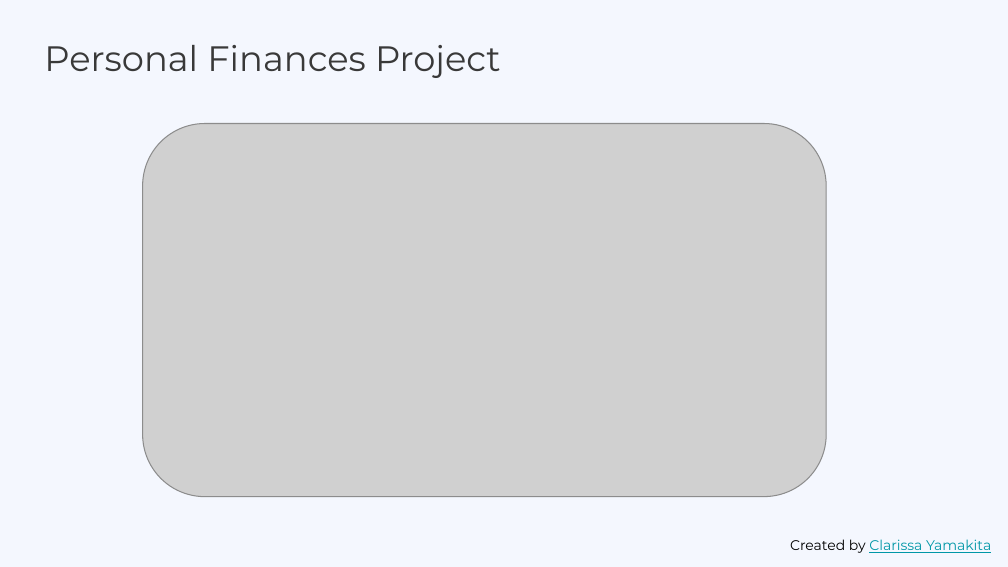
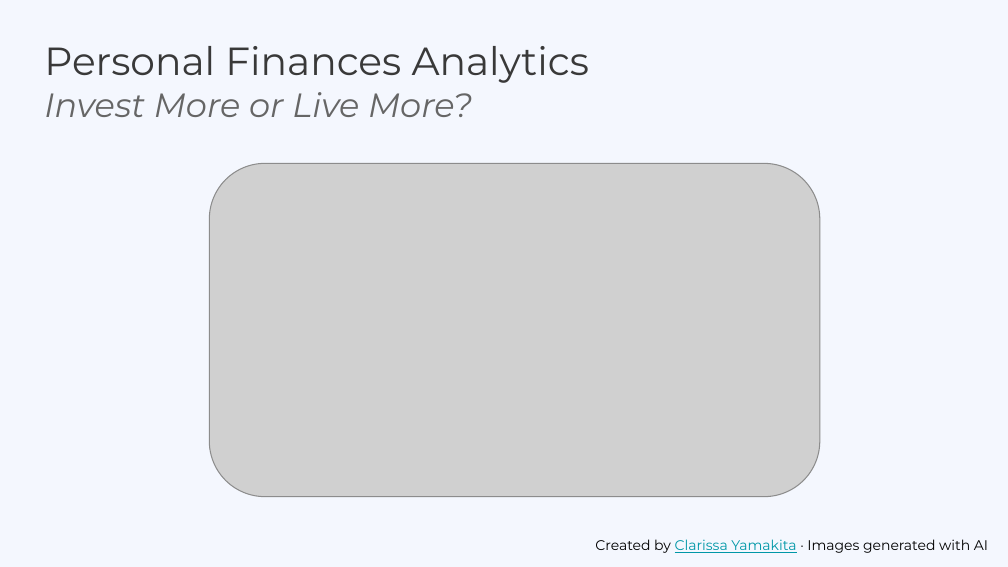
Before and after one commit to clayamakita/personal_finances, a slide deck: slide 1 of assets/Personal Finances - Slide Deck.pptx. Drawn at 1008x567 pixels with LibreOffice and Linux fonts; fonts in the diff are those of the drawing; grey boxes stand for pictures. Boxes give left, top, right and bottom in pixels: in the first picture for what was removed or moved away, otherwise in the second. Text is boxed around its words. In the diff, an @@ line names an element or a change of style, - is before the commit and + after.

Commit message:
Updated slide deck file
Updated slide deck file with adjustments to narrative focusing on problem to be solved. Other small adjustments to wording on the slides. Inclusion of one last slide to file.

```diff
--- a/assets/Personal Finances - Slide Deck.pptx
+++ b/assets/Personal Finances - Slide Deck.pptx
@@ title at box(44, 46, 590, 117): text changed; size 25.2 to 28 pt @@
-Personal Finances Project
+Personal Finances Analytics
+Invest More or Live More?
@@ picture: place and size @@
-picture at box(143, 124, 827, 497)
+picture at box(210, 163, 821, 497)
@@ text at box(595, 539, 988, 553): text changed; text colour #0097A7 to #000000 @@
-Created by Clarissa Yamakita
+Created by Clarissa Yamakita · Images generated with AI
```
Also in this commit, not shown: 11 other slides changed, 1 slide added.
